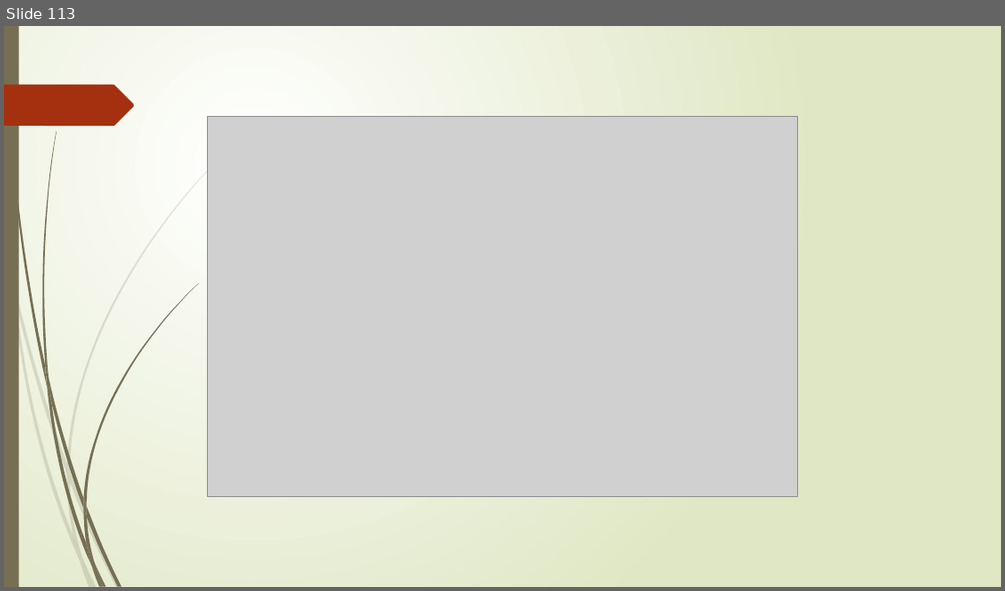
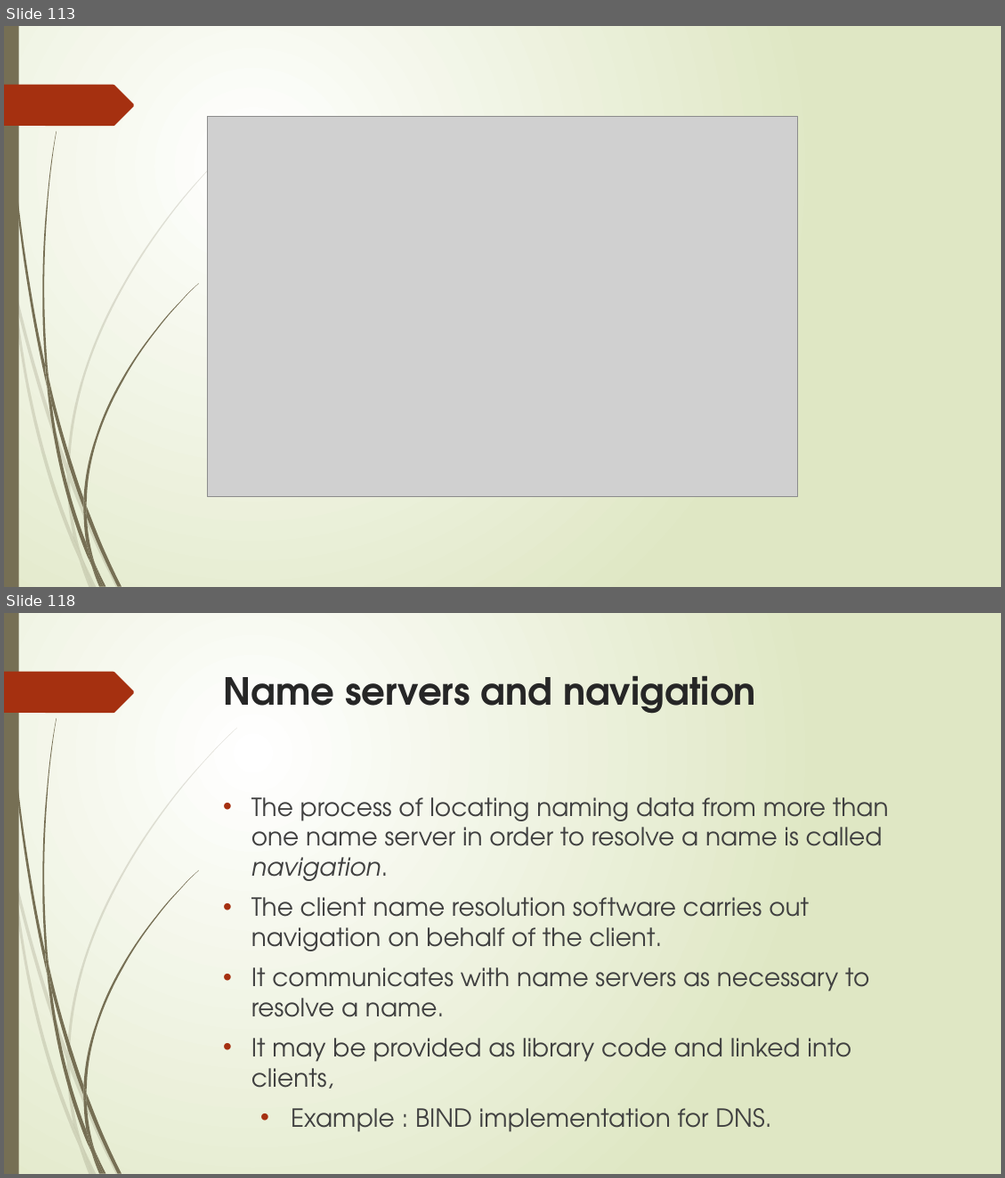
Before and after one commit to sanjayshimoga/nmit-distributed_systems, a slide deck: DISTRIBUTED FILE SYSTEMS.pptx. Shown one above the other, each under a label of ours: slide 113 before the commit, slides 113 and 118 after it; the slides between them are not shown. The pictures are 1005x591 and 1005x1178 pixels, drawn with LibreOffice and Linux fonts; fonts in the diff are those of the drawing; grey boxes stand for pictures. Boxes give left, top, right and bottom in pixels: in the first picture for what was removed or moved away, otherwise in the second. Text is boxed around its words. In the diff, an @@ line names an element or a change of style, - is before the commit and + after.

```diff
--- a/DISTRIBUTED FILE SYSTEMS.pptx
+++ b/DISTRIBUTED FILE SYSTEMS.pptx
@@ slide 118 added at [4, 613, 1001, 1174], background gradient #FFFFFF to #DFE8C4; not listed: 24 template elements that a slide beside it also shows @@
@@ title added at [224, 675, 756, 714], 36 pt, text #262626, bold @@
+Name servers and navigation
@@ text added at [251, 797, 889, 1088], 24 pt, text #404040 @@
+• The process of locating naming data from more than one name server in order to resolve a name is called navigation.
+• The client name resolution software carries out navigation on behalf of the client.
+• It communicates with name servers as necessary to resolve a name.
+• It may be provided as library code and linked into clients,
+  • Example : BIND implementation for DNS.
```
Also in this commit, not shown: 12 other slides added, 2 other files.
